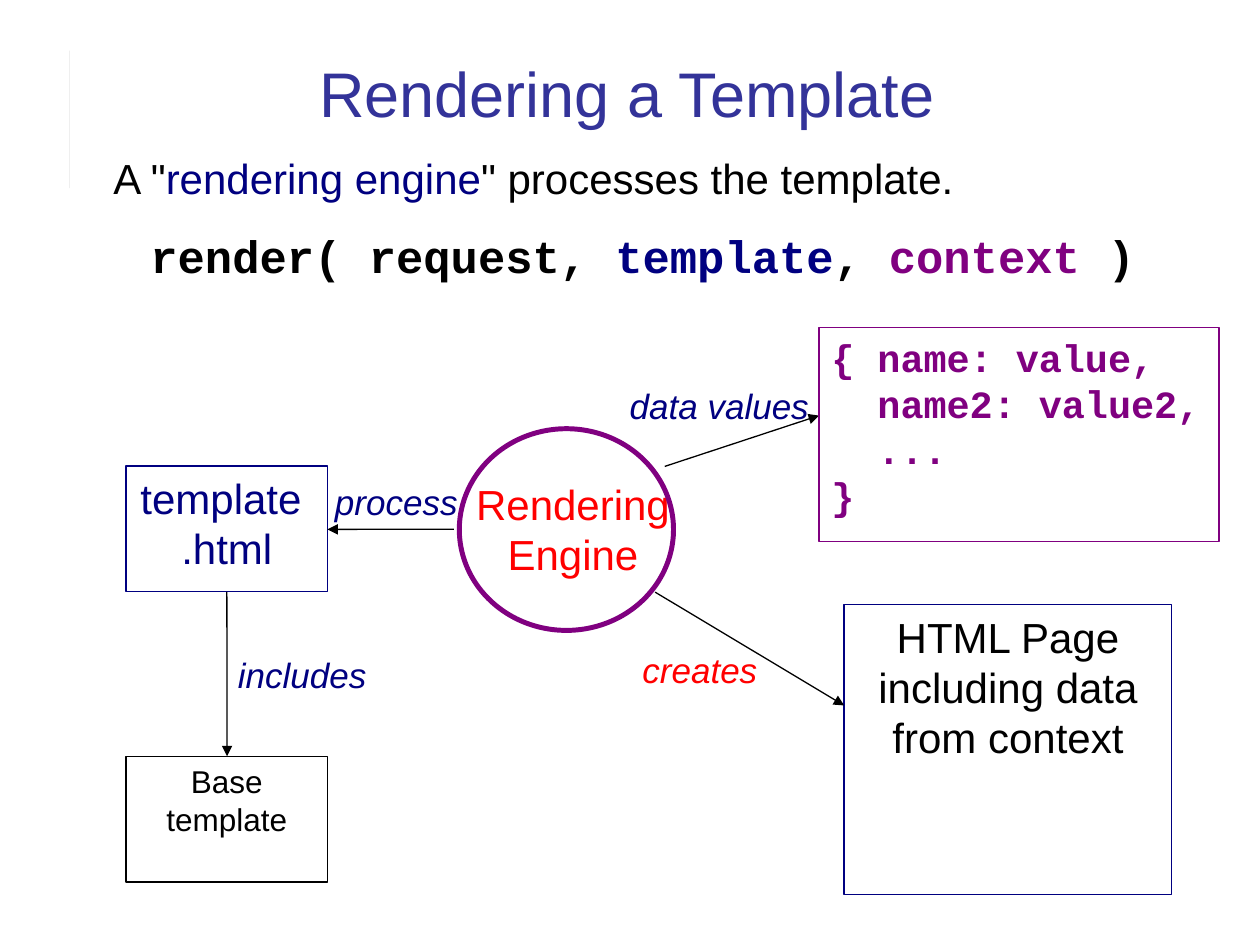
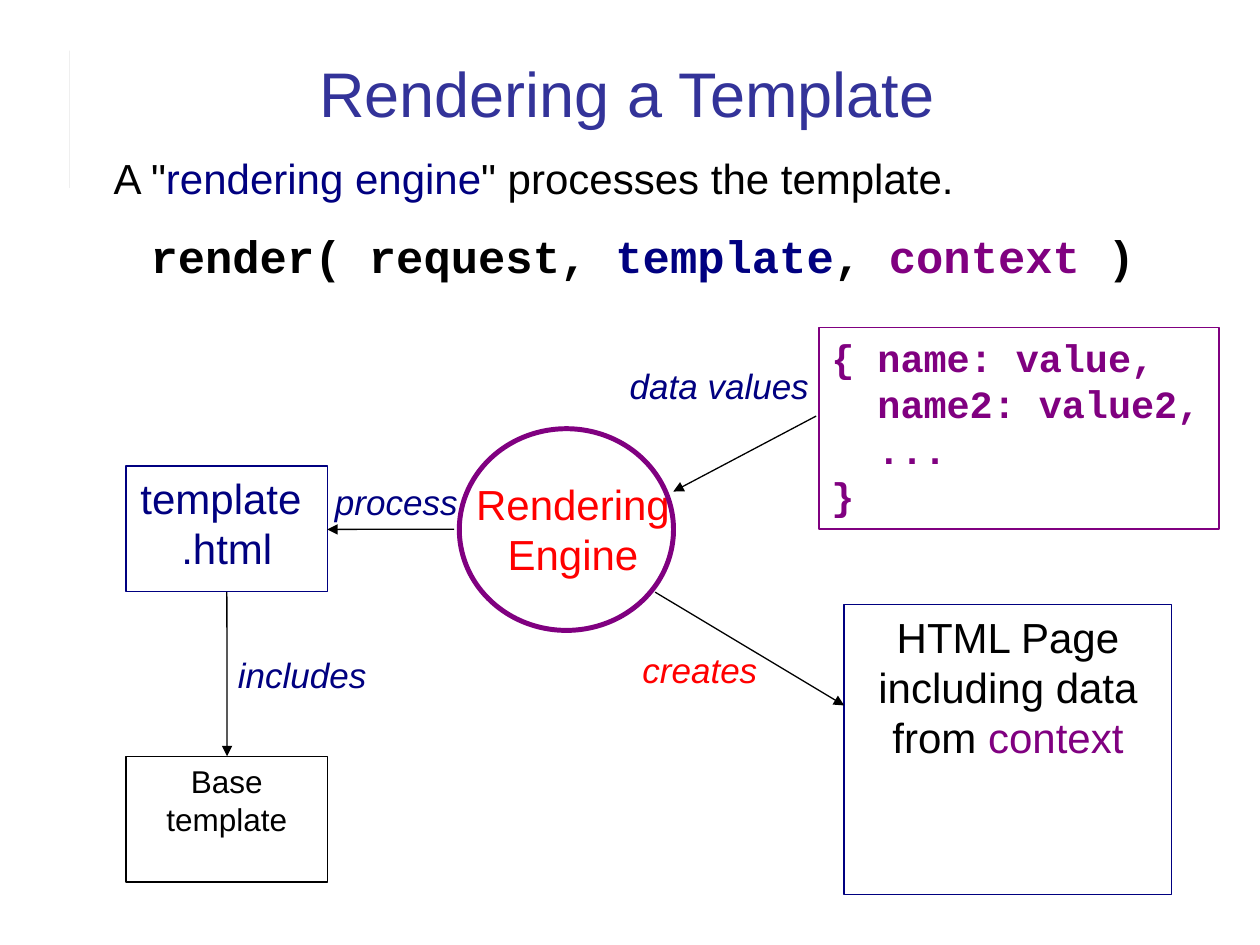
Before and after one commit to cpske/ISP, a slide deck: slide 10 of django/Django-review-1.ppt. Drawn at 1260x945 pixels with LibreOffice and Linux fonts; fonts in the diff are those of the drawing. Boxes give left, top, right and bottom in pixels: in the first picture for what was removed or moved away, otherwise in the second. Text is boxed around its words. In the diff, an @@ line names an element or a change of style, - is before the commit and + after.

```diff
--- a/django/Django-review-1.ppt
+++ b/django/Django-review-1.ppt
@@ rectangle "{ name: value,": place and size @@
-rectangle "{ name: value," at <box>819,328,1220,542</box>
+rectangle "{ name: value," at <box>819,328,1220,529</box>
@@ text "data values" rewrapped from <box>630,393,809,426</box> to <box>630,373,809,400</box> @@
@@ arrow moved from (665, 466) - (819, 416) to (816, 416) - (673, 491) @@
@@ text in rectangle at <box>878,672,1138,754</box>: text colour #000000 to #800080 in "context" @@
```
Also in this commit, not shown: 3 other slides changed, 2 slides added, 3 other files.
